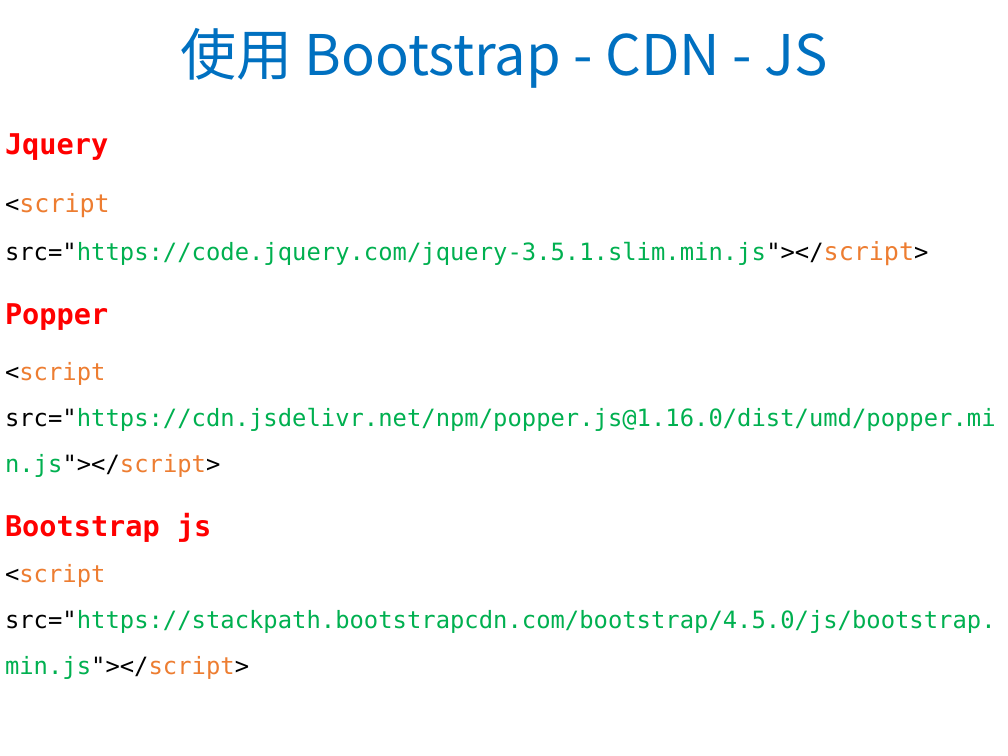
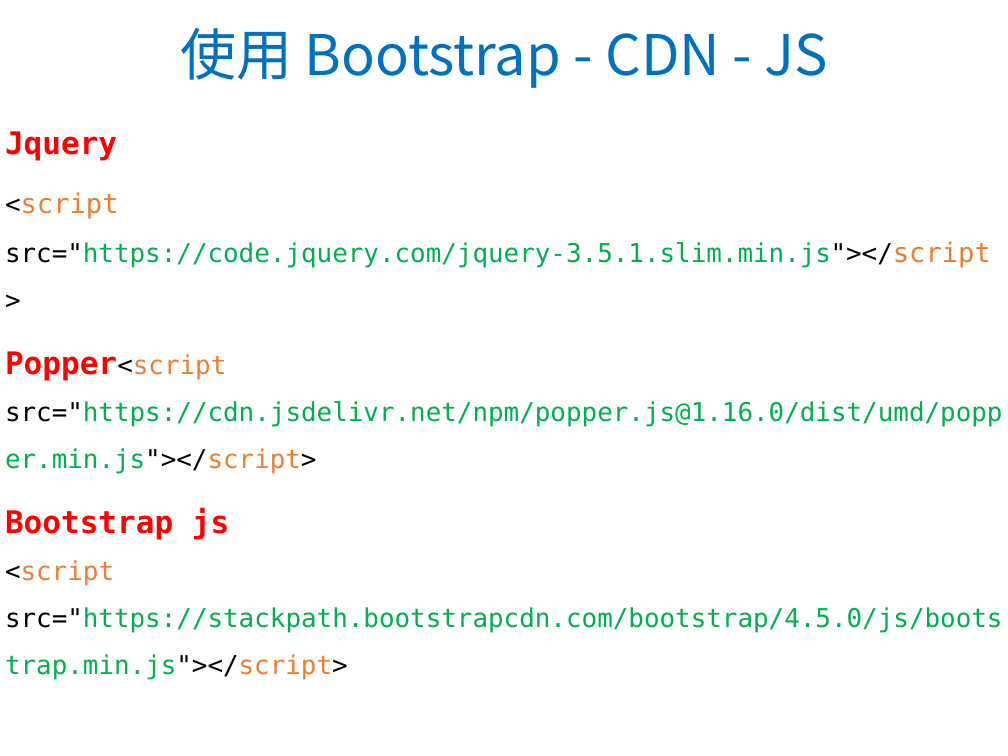
Before and after one commit to WaRTanKE7/WebClubData, a slide deck: slide 6 of 教學簡報/Bootstrap 4.pptx. Drawn at 1008x756 pixels with LibreOffice and Linux fonts; fonts in the diff are those of the drawing; background and template pictures are left out. Boxes give left, top, right and bottom in pixels: in the first picture for what was removed or moved away, otherwise in the second. Text is boxed around its words. In the diff, an @@ line names an element or a change of style, - is before the commit and + after.

```diff
--- a/教學簡報/Bootstrap 4.pptx
+++ b/教學簡報/Bootstrap 4.pptx
@@ text at [5,131,1002,679]: size 20.4 to 22.2 pt in "Jquery", "Bootstrap js"; size 17 to 18.5 pt in "<script src="https://code.jquery.com/jquery-3.5.1.slim.min.j ...", "<script src="https://stackpath.bootstrapcdn.com/bootstrap/4. ..."; size 17.9 to 19.4 pt in "<script src="https://code.jquery.com/jquery-3.5.1.slim.min.j ..."; line spacing 1.6 to 1.5 @@
@@ text at [5,351,1002,473]: text changed; size 17 to 18.5 pt @@
-Popper
-<script src="https://cdn.jsdelivr.net/npm/popper.js@1.16.0/dist/umd/popper.min.js"></script>
+Popper<script src="https://cdn.jsdelivr.net/npm/popper.js@1.16.0/dist/umd/popper.min.js"></script>
```
Also in this commit, not shown: 1 other slide changed, 6 slides added, 5 other files.
